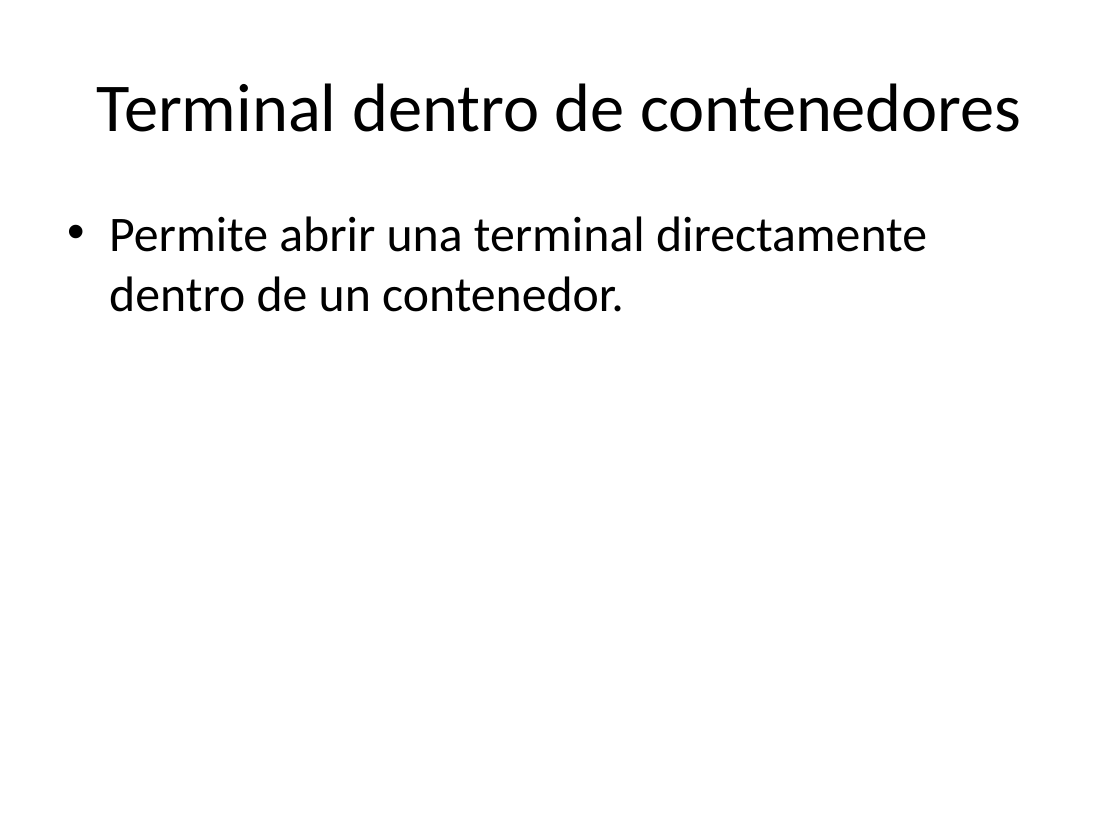
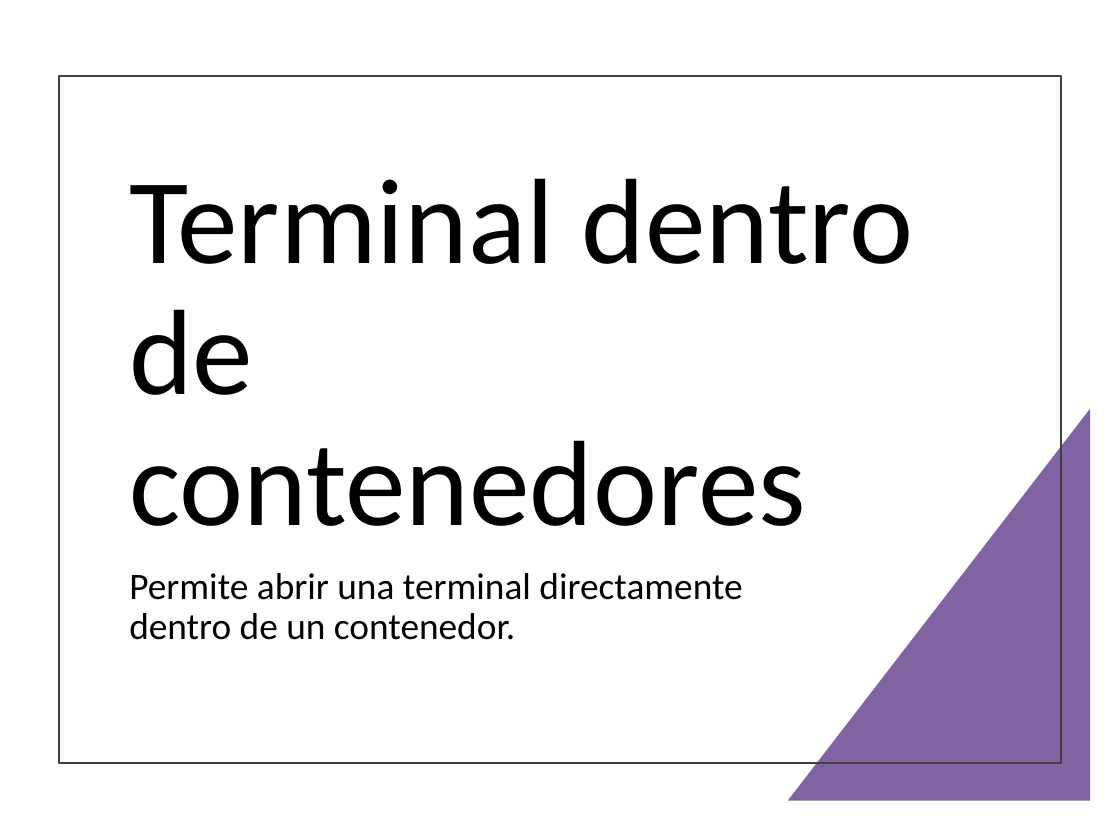
Before and after one commit to AlbertoRuizprofesor/programacion_sistemas_informaticos, a slide deck: slide 21 of MF0964_3 Desarrollo de elementos software para gestión de/SISTEMAS INFORMATICOS/DOCKER/docker_docker_desktop_presentacion_detallada.pptx. Drawn at 1120x840 pixels with LibreOffice and Linux fonts; fonts in the diff are those of the drawing. Boxes give left, top, right and bottom in pixels: in the first picture for what was removed or moved away, otherwise in the second. Text is boxed around its words. In the diff, an @@ line names an element or a change of style, - is before the commit and + after.

```diff
--- a/MF0964_3 Desarrollo de elementos software para gestión de/SISTEMAS INFORMATICOS/DOCKER/docker_docker_desktop_presentacion_detallada.pptx
+++ b/MF0964_3 Desarrollo de elementos software para gestión de/SISTEMAS INFORMATICOS/DOCKER/docker_docker_desktop_presentacion_detallada.pptx
@@ rectangle added at box(59, 76, 1061, 763), outline #404040 1.5 pt @@
@@ title "Terminal dentro de contenedores": place and size @@
-title "Terminal dentro de contenedores" at box(97, 83, 1022, 132)
+title "Terminal dentro de contenedores" at box(129, 178, 914, 526)
@@ title "Terminal dentro de contenedores" at box(129, 178, 914, 526): size 44 to 78 pt; alignment centre to left; line spacing 1 to 0.9; vertical alignment middle to bottom @@
@@ right triangle added at box(787, 409, 1090, 801), fill #8064A2 @@
@@ text "Permite abrir una terminal directamente ...": place and size @@
-text "Permite abrir una terminal directamente ..." at box(109, 216, 927, 312)
+text "Permite abrir una terminal directamente ..." at box(129, 573, 742, 640)
@@ text "Permite abrir una terminal directamente ..." at box(129, 573, 742, 640): size 32 to 24 pt; bullet • to none; line spacing 1 to 0.9; more space between paragraphs @@
```
Also in this commit, not shown: 32 other slides changed, 1 other file.
